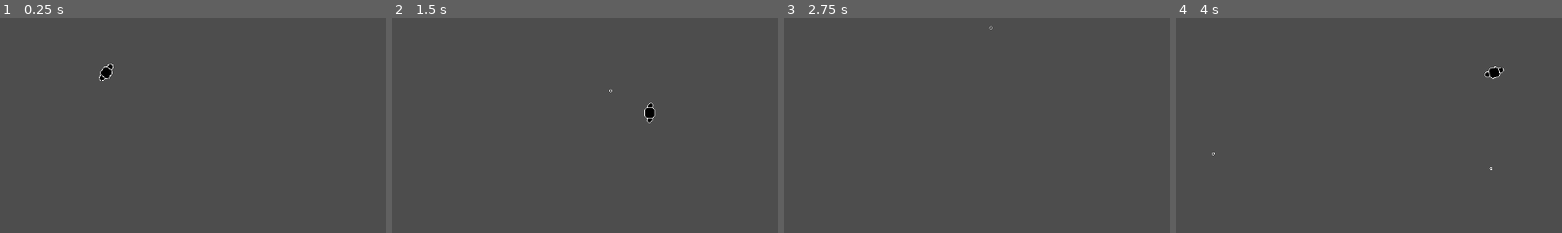
Above: before the commit, frames 1-4 (left to right).
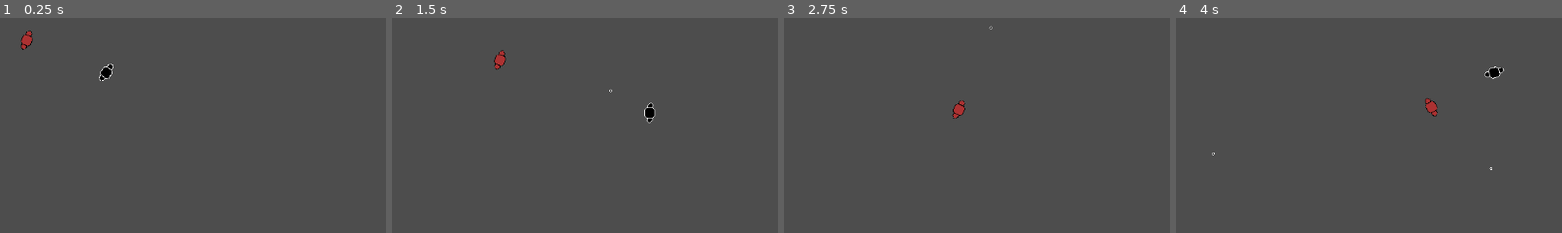
Above: after the commit, the same moments.

Repository: Travis-A/hackathon-cyberpunk
Game: Godot game, scene res://travis_testing_area.tscn
Two runs of this game, one before a commit and one after it. Both use one fixed random seed, a clock stepped at 60 frames per second and the inputs below.
Inputs (mouse positions are % of the whole screen's width and height, from its top left):
- Up to frame 1 (0.25 s): no input
- Up to frame 2 (1.5 s): tap Enter at 0.5 s; move the mouse to (72, 44) at 0.52 s; hold D (moveRight) 0.53-1.28 s; click (72, 44) at 0.6 s; move the mouse to (30, 54) at 1.27 s; hold S (moveDown) from 1.28 s (still down); click (30, 54) at 1.35 s
- Up to frame 3 (2.75 s): move the mouse to (60, 27) at 2.02 s; release S (moveDown) at 2.03 s; hold D (moveRight) from 2.03 s (still down); click (60, 27) at 2.1 s
- Up to frame 4 (4 s): tap Space at 2.75 s; move the mouse to (45, 70) at 2.77 s; release D (moveRight) at 2.78 s; hold W (moveUp) 2.78-3.53 s; click (45, 70) at 2.85 s; move the mouse to (80, 65) at 3.52 s; hold A (moveLeft) from 3.53 s (still down); click (80, 65) at 3.6 s
The pictures show only the part of the screen within x 36-86%, y 36-86%; the shares and areas given below are measured in that part.

The runs differ from the first frame. In frame 1, 0.2% of the frame differs, in the area x 5-9%, y 5-15%; in frame 2, 0.2%; in frame 3, 0.2%, in the area x 43-47%, y 38-47%; in frame 4, 0.2%.

Commit message:
added enemies

Diff:
--- a/Bullets/bullet.gd
+++ b/Bullets/bullet.gd
@@ -3,6 +3,8 @@
 @export var damage: int
 @export var sprite: Sprite2D
 @export var speed: float
+
+@export var player_attack : bool = false
 
 # Called when the node enters the scene tree for the first time.
 func _ready() -> void:
@@ -12,3 +14,13 @@
 # Called every frame. 'delta' is the elapsed time since the previous frame.
 func _physics_process(delta: float) -> void:
 	position += transform.x * speed * delta
+
+
+func _on_area_entered(area: Area2D) -> void:
+	if player_attack:
+		if area.is_in_group("Enemy"):
+			area.health.hurt(damage)
+	else:
+		if area.is_in_group("Player"):
+			area.health.hurt(damage)
+	queue_free()
--- a/Bullets/bullet.tscn
+++ b/Bullets/bullet.tscn
@@ -6,10 +6,13 @@
 [sub_resource type="CircleShape2D" id="CircleShape2D_v7oki"]
 radius = 3.0
 
-[node name="Bullet" type="Area2D" unique_id=2011151866]
+[node name="Bullet" type="Area2D" unique_id=2011151866 groups=["PlayerBullet"]]
+collision_layer = 0
+collision_mask = 5
 script = ExtResource("1_v7oki")
-damage = 1
+damage = 10
 speed = 500.0
+player_attack = true
 
 [node name="CollisionShape2D" type="CollisionShape2D" parent="." unique_id=1049395771]
 rotation = -0.0007067391
@@ -17,3 +20,5 @@
 
 [node name="Sprite2D" type="Sprite2D" parent="." unique_id=1417094966]
 texture = ExtResource("2_v8qja")
+
+[connection signal="area_entered" from="." to="." method="_on_area_entered"]
--- /dev/null
+++ b/Enemy/attack.gd
@@ -0,0 +1,15 @@
+extends Area2D
+
+class_name Attack
+
+@export var attack_shape : CollisionShape2D
+@export var player_attack : bool = false
+@export var damage : int = 10
+
+func _on_area_entered(area: Area2D) -> void:
+	if player_attack:
+		if area.is_in_group("Enemy"):
+			area.health.hurt(damage)
+	else:
+		if area.is_in_group("Player"):
+			area.health.hurt(damage)
--- /dev/null
+++ b/Enemy/enemy.gd
@@ -0,0 +1,46 @@
+extends Node
+
+class_name EnemyLogic
+
+@export_enum("melee", "ranged") var enemy_type
+var target : CharacterBody2D
+
+@export var health : Health
+@export var range : float = 50
+var can_attack : bool = true
+@onready var body: CharacterBody2D = $".."
+
+@export var melee_hitbox : Attack
+@export var cooldown_timer : Timer
+
+# Called when the node enters the scene tree for the first time.
+func _ready() -> void:
+	target = get_tree().get_first_node_in_group("Player")
+
+func _process(delta: float) -> void:
+	var distance = body.global_position.distance_to(target.global_position)
+	if distance <= range and can_attack:
+		if enemy_type == 0:
+			melee_attack()
+		elif enemy_type == 1:
+			ranged_attack()
+
+
+func _on_health_death() -> void:
+	await get_tree().create_timer(1).timeout
+	$"..".queue_free()
+
+func ranged_attack() -> void:
+	pass
+
+func melee_attack() -> void:
+	print("attack!")
+	can_attack = false
+	melee_hitbox.attack_shape.disabled = false
+	await get_tree().create_timer(.2).timeout
+	melee_hitbox.attack_shape.disabled = true
+	cooldown_timer.start()
+
+
+func _on_attack_cooldown_timeout() -> void:
+	can_attack = true
--- /dev/null
+++ b/Enemy/enemy.tscn
@@ -0,0 +1,68 @@
+[gd_scene format=3 uid="uid://bveta640j1hlr"]
+
+[ext_resource type="Script" uid="uid://wvc0fwv3xor3" path="res://Enemy/enemy_movement.gd" id="1_2pb1h"]
+[ext_resource type="Script" uid="uid://ya8lxk2ubkn" path="res://Enemy/enemy.gd" id="1_am0pq"]
+[ext_resource type="Texture2D" uid="uid://lby5nkc51mrr" path="res://Enemy/enemy.png" id="2_px1sc"]
+[ext_resource type="Script" uid="uid://j6mqp37212f" path="res://health.gd" id="4_eqilm"]
+[ext_resource type="Script" uid="uid://dfs3h7sp2c5rr" path="res://hit_detect.gd" id="5_ncf7h"]
+[ext_resource type="Script" uid="uid://das4rk58tppxg" path="res://Enemy/attack.gd" id="6_m6jha"]
+
+[sub_resource type="CircleShape2D" id="CircleShape2D_am0pq"]
+radius = 7.0
+
+[sub_resource type="RectangleShape2D" id="RectangleShape2D_glvfu"]
+size = Vector2(42, 20)
+
+[node name="Enemy" type="CharacterBody2D" unique_id=1968644038 node_paths=PackedStringArray("logic") groups=["Enemy"]]
+collision_layer = 0
+collision_mask = 4
+motion_mode = 1
+script = ExtResource("1_2pb1h")
+logic = NodePath("enemyLogic")
+stop_distance = 50.0
+
+[node name="enemyLogic" type="Node" parent="." unique_id=1897218111 node_paths=PackedStringArray("health", "melee_hitbox", "cooldown_timer")]
+script = ExtResource("1_am0pq")
+enemy_type = 0
+health = NodePath("../Health")
+melee_hitbox = NodePath("../meleeAttack")
+cooldown_timer = NodePath("../AttackCooldown")
+
+[node name="Health" type="Node" parent="." unique_id=269028605]
+script = ExtResource("4_eqilm")
+max_health = 50
+
+[node name="Sprite2D" type="Sprite2D" parent="." unique_id=1325343204]
+rotation = 1.5707964
+texture = ExtResource("2_px1sc")
+
+[node name="CollisionShape2D" type="CollisionShape2D" parent="." unique_id=497321081]
+rotation = -0.032259822
+shape = SubResource("CircleShape2D_am0pq")
+
+[node name="Hitbox" type="Area2D" parent="." unique_id=1680511005 groups=["Enemy"]]
+collision_layer = 4
+collision_mask = 6
+script = ExtResource("5_ncf7h")
+
+[node name="CollisionShape2D" type="CollisionShape2D" parent="Hitbox" unique_id=2034840956]
+rotation = -0.032259822
+shape = SubResource("CircleShape2D_am0pq")
+
+[node name="meleeAttack" type="Area2D" parent="." unique_id=961622394 node_paths=PackedStringArray("attack_shape")]
+collision_layer = 0
+collision_mask = 2
+script = ExtResource("6_m6jha")
+attack_shape = NodePath("CollisionShape2D")
+
+[node name="CollisionShape2D" type="CollisionShape2D" parent="meleeAttack" unique_id=2039763655]
+position = Vector2(21, 0)
+shape = SubResource("RectangleShape2D_glvfu")
+disabled = true
+
+[node name="AttackCooldown" type="Timer" parent="." unique_id=148533773]
+one_shot = true
+
+[connection signal="death" from="Health" to="enemyLogic" method="_on_health_death"]
+[connection signal="area_entered" from="meleeAttack" to="meleeAttack" method="_on_area_entered"]
+[connection signal="timeout" from="AttackCooldown" to="enemyLogic" method="_on_attack_cooldown_timeout"]
--- /dev/null
+++ b/Enemy/enemy_movement.gd
@@ -0,0 +1,30 @@
+extends CharacterBody2D
+
+
+@export var logic : EnemyLogic
+@export var speed : float = 100
+@export var stop_distance: float = 20
+var target : CharacterBody2D
+
+func _physics_process(delta: float) -> void:
+	if logic.health.is_alive:
+		if target:
+			look_at(target.global_position)
+			move()
+		elif logic.target:
+			target = logic.target
+	else:
+		velocity = Vector2.ZERO
+	move_and_slide()
+
+func move() :
+	var distance = global_position.distance_to(target.global_position)
+
+	# Move only if further than stop_distance
+	if distance > stop_distance:
+		# Get direction vector
+		var direction = global_position.direction_to(target.global_position)
+		velocity = direction * speed
+	else:
+		# Stop moving if close enough
+		velocity = Vector2.ZERO
--- /dev/null
+++ b/GameLogic/enemy_spawner.gd
@@ -0,0 +1,31 @@
+extends Node2D
+
+var enemy_scene = preload("res://Enemy/enemy.tscn")
+var margin = 100 # Pixels outside screen
+
+
+
+func spawn_enemy():
+	var viewport_rect = get_viewport_rect()
+	var spawn_pos = Vector2.ZERO
+
+	# Randomly choose edge: 0=Top, 1=Bottom, 2=Left, 3=Right
+	var edge = randi() % 4
+
+	match edge:
+		0: # Top
+			spawn_pos = Vector2(randf_range(0, viewport_rect.size.x), -margin)
+		1: # Bottom
+			spawn_pos = Vector2(randf_range(0, viewport_rect.size.x), viewport_rect.size.y + margin)
+		2: # Left
+			spawn_pos = Vector2(-margin, randf_range(0, viewport_rect.size.y))
+		3: # Right
+			spawn_pos = Vector2(viewport_rect.size.x + margin, randf_range(0, viewport_rect.size.y))
+
+	var enemy = enemy_scene.instantiate()
+	enemy.global_position = spawn_pos
+	get_tree().current_scene.add_child(enemy)
+
+
+func _on_timer_timeout() -> void:
+	spawn_enemy()
--- a/Player/bullet_spawn.gd
+++ b/Player/bullet_spawn.gd
@@ -10,6 +10,3 @@
 		bullet.global_position = global_position
 		bullet.global_rotation = global_rotation
 		get_tree().current_scene.add_child(bullet)
-
-func change_weapon():
-	pass
--- a/Player/player.gd
+++ b/Player/player.gd
@@ -1,4 +1,4 @@
-extends Node2D
+extends Node
 
 @export var bullet_spawn : Node2D
 
--- a/Player/player.tscn
+++ b/Player/player.tscn
@@ -3,26 +3,42 @@
 [ext_resource type="Texture2D" uid="uid://cq1x0tbkyalm6" path="res://Player/Sprite-0001.png" id="1_4flbx"]
 [ext_resource type="Script" uid="uid://bjokg6l7livhi" path="res://Player/player.gd" id="1_hqtel"]
 [ext_resource type="Script" uid="uid://2vfint68rbh1" path="res://Player/player_movement.gd" id="1_onrkg"]
+[ext_resource type="Script" uid="uid://j6mqp37212f" path="res://health.gd" id="2_k53q1"]
 [ext_resource type="Script" uid="uid://blmmxfrg0vk7x" path="res://Player/bullet_spawn.gd" id="3_i3pqv"]
+[ext_resource type="Script" uid="uid://dfs3h7sp2c5rr" path="res://hit_detect.gd" id="6_fhl08"]
 
 [sub_resource type="CircleShape2D" id="CircleShape2D_4flbx"]
 radius = 7.0
 
-[node name="Player" type="Node2D" unique_id=2092693008 node_paths=PackedStringArray("bullet_spawn")]
-script = ExtResource("1_hqtel")
-bullet_spawn = NodePath("CharacterBody2D/BulletSpawn")
-
-[node name="CharacterBody2D" type="CharacterBody2D" parent="." unique_id=878132648]
+[node name="CharacterBody2D" type="CharacterBody2D" unique_id=1310901828 node_paths=PackedStringArray("health") groups=["Player"]]
+collision_layer = 0
+collision_mask = 2
 motion_mode = 1
 script = ExtResource("1_onrkg")
+health = NodePath("Health")
 
-[node name="BulletSpawn" type="Node2D" parent="CharacterBody2D" unique_id=992490578]
+[node name="Health" type="Node" parent="." unique_id=1996443273]
+script = ExtResource("2_k53q1")
+
+[node name="PlayerLogic" type="Node" parent="." unique_id=608649203 node_paths=PackedStringArray("bullet_spawn")]
+script = ExtResource("1_hqtel")
+bullet_spawn = NodePath("../BulletSpawn")
+
+[node name="BulletSpawn" type="Node2D" parent="." unique_id=499201924]
 script = ExtResource("3_i3pqv")
 bullet_type = 0
 
-[node name="Sprite2D" type="Sprite2D" parent="CharacterBody2D" unique_id=632149256]
+[node name="Sprite2D" type="Sprite2D" parent="." unique_id=750301698]
 rotation = 1.5707964
 texture = ExtResource("1_4flbx")
 
-[node name="CollisionShape2D" type="CollisionShape2D" parent="CharacterBody2D" unique_id=115354808]
+[node name="CollisionShape2D" type="CollisionShape2D" parent="." unique_id=473753698]
 shape = SubResource("CircleShape2D_4flbx")
+
+[node name="Hitbox" type="Area2D" parent="." unique_id=1602535204 groups=["Player"]]
+collision_layer = 2
+collision_mask = 2
+script = ExtResource("6_fhl08")
+
+[node name="CollisionShape2D" type="CollisionShape2D" parent="Hitbox" unique_id=255010757]
+shape = SubResource("CircleShape2D_4flbx")
--- a/Player/player_movement.gd
+++ b/Player/player_movement.gd
@@ -1,5 +1,6 @@
 extends CharacterBody2D
 
+@export var health : Health
 const SPEED = 300.0
 const JUMP_VELOCITY = -400.0
 
@@ -7,7 +8,7 @@
 func _physics_process(delta: float) -> void:
 	# Movement
 	var direction := Input.get_vector("moveLeft", "moveRight", "moveUp", "moveDown")
-	if direction:
+	if direction and health.is_alive:
 		velocity = direction * SPEED
 	else:
 		velocity.x = move_toward(velocity.x, 0, SPEED)
--- /dev/null
+++ b/Player/weapon.tscn
@@ -0,0 +1,7 @@
+[gd_scene format=3 uid="uid://d05ttn0v0utn5"]
+
+[ext_resource type="Script" uid="uid://blmmxfrg0vk7x" path="res://Player/bullet_spawn.gd" id="1_016xb"]
+
+[node name="Weapon" type="Node2D" unique_id=578942172]
+script = ExtResource("1_016xb")
+bullet_type = 0
--- /dev/null
+++ b/health.gd
@@ -0,0 +1,19 @@
+extends Node
+
+class_name Health
+
+@export var max_health : int = 100
+var current_health : int
+var is_alive : bool = true
+signal death
+
+# Called when the node enters the scene tree for the first time.
+func _ready() -> void:
+	current_health = max_health
+
+func hurt(damage : int) -> void:
+	current_health -= damage
+	print("hit for " + str(damage))
+	if current_health <= 0:
+		is_alive = false
+		death.emit()
--- /dev/null
+++ b/hit_detect.gd
@@ -0,0 +1,3 @@
+extends Area2D
+
+@onready var health: Health = $"../Health"
--- a/project.godot
+++ b/project.godot
@@ -14,6 +14,13 @@
 run/main_scene="uid://cwo8lwinpeu3i"
 config/features=PackedStringArray("4.6", "Forward Plus")
 config/icon="res://icon.svg"
+
+[global_group]
+
+Player=""
+Enemy=""
+EnemyBullet=""
+PlayerBullet=""
 
 [input]
 
--- a/travis_testing_area.tscn
+++ b/travis_testing_area.tscn
@@ -1,6 +1,8 @@
 [gd_scene format=3 uid="uid://cwo8lwinpeu3i"]
 
 [ext_resource type="PackedScene" uid="uid://ldteyh4dhjr6" path="res://Player/player.tscn" id="1_khvu6"]
+[ext_resource type="PackedScene" uid="uid://bveta640j1hlr" path="res://Enemy/enemy.tscn" id="2_vbh73"]
+[ext_resource type="Script" uid="uid://b6lavoyhlhlwh" path="res://GameLogic/enemy_spawner.gd" id="3_3xlrs"]
 
 [node name="travis_testing_area" type="Node2D" unique_id=544833815]
 
@@ -8,3 +10,16 @@
 
 [node name="Player" parent="." unique_id=2092693008 instance=ExtResource("1_khvu6")]
 position = Vector2(-4, -3)
+
+[node name="Enemy" parent="." unique_id=711206416 instance=ExtResource("2_vbh73")]
+position = Vector2(-144, -60)
+
+[node name="Node2D" type="Node2D" parent="." unique_id=888025911]
+position = Vector2(284, -156)
+script = ExtResource("3_3xlrs")
+
+[node name="Timer" type="Timer" parent="Node2D" unique_id=890186988]
+wait_time = 5.0
+autostart = true
+
+[connection signal="timeout" from="Node2D/Timer" to="Node2D" method="_on_timer_timeout"]
Not shown, added: Enemy/attack.gd.uid
Not shown, added: Enemy/enemy.gd.uid
Binary file added: Enemy/enemy.png
Not shown, added: Enemy/enemy.png.import
Not shown, added: Enemy/enemy_movement.gd.uid
Not shown, added: GameLogic/enemy_spawner.gd.uid
Not shown, added: health.gd.uid
Not shown, added: hit_detect.gd.uid
Not shown, added: Enemy/enemy.tscn18570532111.tmp
